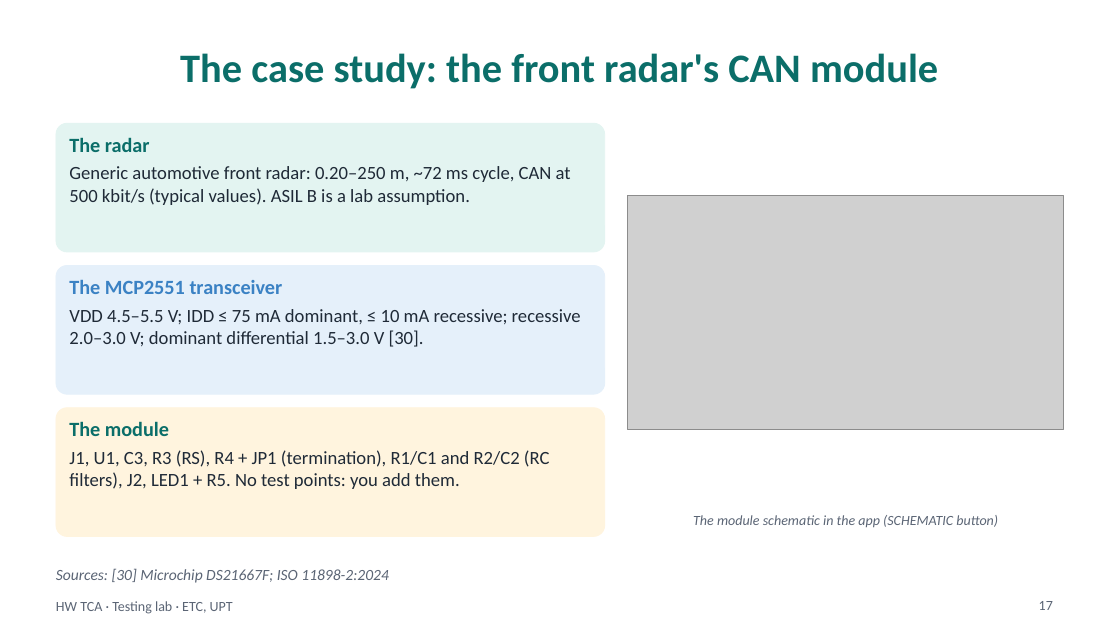
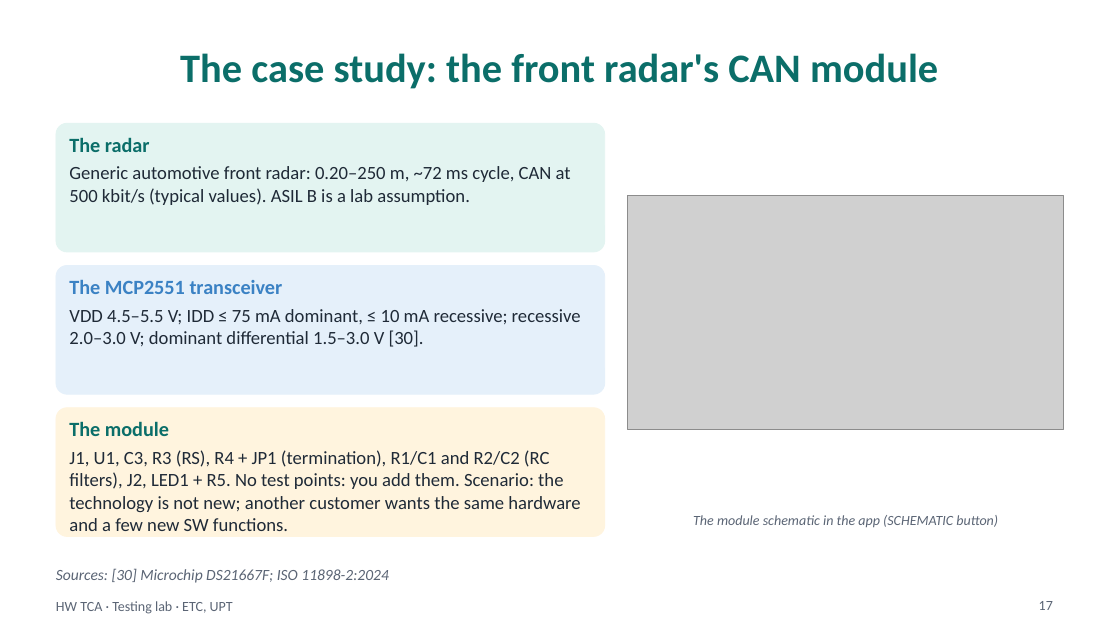
Before and after one commit to madalinatolontan1-ai/sw-tca-lab, a slide deck: slide 17 of materials/hw_deck_draft_src/HW_TCA_lecture_EN_draft.pptx. Drawn at 1120x630 pixels with LibreOffice and Linux fonts; fonts in the diff are those of the drawing; grey boxes stand for pictures. Boxes give left, top, right and bottom in pixels: in the first picture for what was removed or moved away, otherwise in the second. Text is boxed around its words. In the diff, an @@ line names an element or a change of style, - is before the commit and + after.

```diff
--- a/materials/hw_deck_draft_src/HW_TCA_lecture_EN_draft.pptx
+++ b/materials/hw_deck_draft_src/HW_TCA_lecture_EN_draft.pptx
@@ text at (69, 450, 580, 531): text changed @@
-J1, U1, C3, R3 (RS), R4 + JP1 (termination), R1/C1 and R2/C2 (RC filters), J2, LED1 + R5. No test points: you add them.
+J1, U1, C3, R3 (RS), R4 + JP1 (termination), R1/C1 and R2/C2 (RC filters), J2, LED1 + R5. No test points: you add them. Scenario: the technology is not new; another customer wants the same hardware and a few new SW functions.
```
Also in this commit, not shown: 1 other slide changed, 5 other files.
